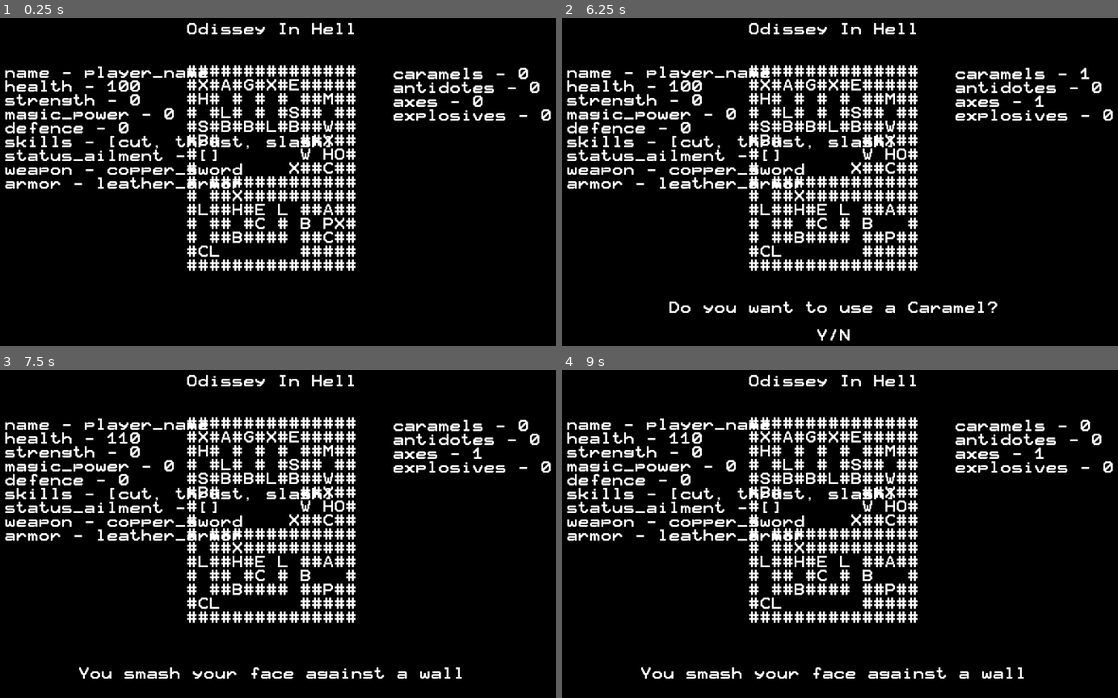
Above: before the commit, frames 1-4 (two rows, left to right).
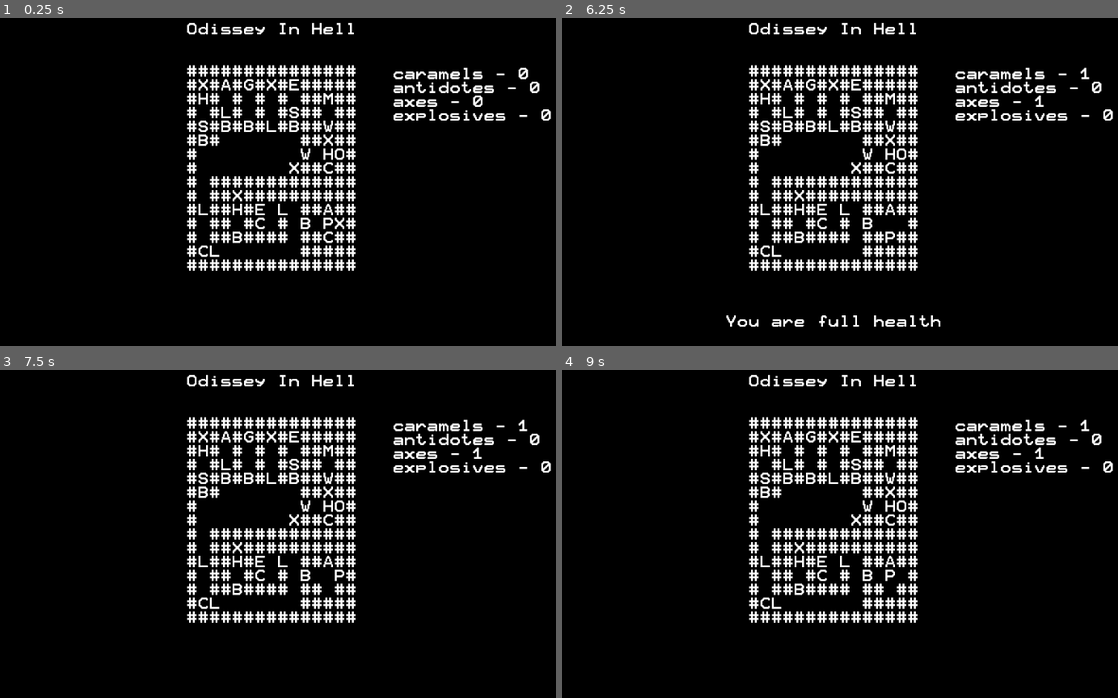
Above: after the commit, the same moments.

Repository: Dukebot/Odissey-in-Hell
Game: Godot game, scene res://src/Main.tscn
The game is run twice, just before and just after one commit, with the same random seed, the same clock (stepped at 60 frames per second) and the same inputs.
Inputs:
- Up to frame 1 (0.25 s): no input
- Up to frame 2 (6.25 s): tap Enter at 0.5 s; hold Right (move_right) 0.53-1.28 s; tap Space (continue) at 0.6, 1.25, 2, 2.75, 3.5, 3.8, 4.25, 4.35 s; tap N (no) at 0.8, 1.35, 4.55, 5.1 s; hold Down (move_down) 1.28-2.03 s; tap A (use_antidote) at 1.55, 2.1, 5.3, 5.85 s; hold Right (move_right) 2.03-2.78 s; tap C (use_caramel) at 2.3, 2.85, 6.05 s; hold Up (move_up) 2.78-3.53 s; tap Y (yes) at 3.05, 3.6 s; hold Left (move_left) 3.53-5.03 s; hold Down (move_down) 5.03-5.78 s; hold Right (move_right) from 5.78 s (still down)
- Up to frame 3 (7.5 s): release Right (move_right) at 6.53 s; hold Up (move_up) 6.53-7.28 s; tap C (use_caramel) at 6.6 s; tap Y (yes) at 6.8, 7.35 s; hold Right (move_right) from 7.28 s (still down)
- Up to frame 4 (9 s): tap Space (continue) at 7.55, 8.1 s; release Right (move_right) at 8.03 s; hold Down (move_down) 8.03-8.78 s; tap N (no) at 8.3, 8.85 s; hold Left (move_left) from 8.78 s (still down)

The runs differ from the first frame. In frame 1, 4.1% of the frame differs, in the area x 0-60%, y 14-53%; in frame 2, 5.4%, in the area x 0-79%, y 14-99%; in frame 3, 5.1%; in frame 4, 5.1%.
Error after the commit: Parse Error: Expected an indented block after "if". (res://src/CombatState.gd:49)

Commit message:
Refactor and improvements

Diff:
--- a/project.godot
+++ b/project.godot
@@ -9,6 +9,11 @@
 config_version=4
 
 _global_script_classes=[ {
+"base": "Node",
+"class": "Character",
+"language": "GDScript",
+"path": "res://src/Characters.gd"
+}, {
 "base": "Node",
 "class": "CombatState",
 "language": "GDScript",
@@ -35,6 +40,7 @@
 "path": "res://src/UseItemState.gd"
 } ]
 _global_script_class_icons={
+"Character": "",
 "CombatState": "",
 "Drawer": "",
 "GameData": "",
--- /dev/null
+++ b/src/Characters.gd
@@ -0,0 +1,57 @@
+class_name Character extends Node
+
+
+static func calculate_attack_damage(character: Dictionary, skill: Dictionary, items: Dictionary) -> int:
+	var strength_base = character["strength"]
+	var skill_power = skill["power"]
+
+	var weapon_strength = 0
+	if character.has("weapon") and character["weapon"] != "":
+		var weapon = items[character["weapon"]]
+		weapon_strength = weapon["strength"]
+
+	return strength_base + weapon_strength + skill_power
+
+
+static func calculate_defence(character: Dictionary, items: Dictionary) -> int:
+	var defence_base = character["defence"]
+
+	var armor_defence = 0
+	if character.has("armor") and character["armor"] != "":
+		var armor_key = character["armor"]
+		print(armor_key)
+		var armor = items[armor_key]
+		armor_defence = armor["defence"]
+
+	return defence_base + armor_defence
+
+
+static func add_ailment_state(character: Dictionary, status_ailment: String) -> bool:
+	var status_found := false
+	for _status_ailment in character["status_ailment"]:
+		if _status_ailment == status_ailment:
+			status_found = true
+			break
+	if not status_found:
+		character["status_ailment"].append(status_ailment)
+
+	var status_ailment_added: bool = not status_found
+	return status_ailment_added
+
+
+static func remove_status_ailment(character: Dictionary, status_ailment: String) -> void:
+	var status_ailments = []
+	for i in character["status_ailment"].size():
+		var current_status_ailment = character["status_ailment"][i]
+		if current_status_ailment != status_ailment:
+			status_ailments.append(current_status_ailment)
+	character["status_ailment"] = status_ailments
+
+
+static func has_status_ailment(character: Dictionary, status_ailment: String) -> bool:
+	var has_ailment := false
+	for _status_ailment in character["status_ailment"]:
+		if _status_ailment == status_ailment:
+			has_ailment = true
+			break
+	return has_ailment
--- a/src/CombatState.gd
+++ b/src/CombatState.gd
@@ -1,33 +1,38 @@
 class_name CombatState extends Node
 
-var turn = 0
-var turn_phase = 0
-var enemy = {}
-var enemy_x
-var enemy_y
+var turn: int = 0
+var turn_phase: int = 0
+
+var enemy: Dictionary = {}
+var enemy_x: int
+var enemy_y: int
+
+var combat_started := false
 
 var last_attack_result_text: String = ""
+
+var status_ailment_messages: Array = []
+var status_ailment_messages_index: int = 0
 
 onready var main = get_parent()
 
 
 func process_state():
-	var player = main.player
-	var map = main.map
+	if not combat_started:
+		main.show_message("You've found a " + enemy["name"] + "\nPress SPACE to start combat")
+		if Input.is_action_just_pressed("continue"):
+			combat_started = true
 
 	if turn == 0:
-		main.show_message("You've found a " + enemy["name"] + "\nPress SPACE to start combat")
-		if Input.is_action_just_pressed("continue"):
-			turn += 1
+		player_turn()
 	elif turn == 1:
-		player_turn()
-	elif turn == 2:
 		enemy_turn()
 
 
-func set_state(enemy_key: String, enemy_x: int, enemy_y: int):
+func set_state(enemy: Dictionary, enemy_x: int, enemy_y: int):
 	turn = 0
-	enemy = main.characters[enemy_key].duplicate()
+	turn_phase = 0
+	self.enemy = enemy.duplicate()
 	self.enemy_x = enemy_x
 	self.enemy_y = enemy_y
 
@@ -40,6 +45,7 @@
 		status_ailment_phase(player)
 
 	elif turn_phase == 1:
+		if status_ailment_messages.size() > 0:
 		if Input.is_action_just_pressed("continue"):
 			turn_phase += 1
 
@@ -61,47 +67,42 @@
 				main.set_move_state()
 				main.show_message("You've defeated " + enemy["name"])
 			else:
-				turn = 2
+				turn = 1
 				turn_phase = 0
 
 
 func status_ailment_phase(character: Dictionary):
-	print("Player ailment phase")
-
 	var status_ailments = character["status_ailment"]
+	status_ailment_messages = []
 
 	if status_ailments.size() > 0:
-		print("Tengo algun estado alterado")
-		if status_ailments[0] == "poison":
-			print("Mi estado alterado es veneno")
-			character["health"] -= 5
-			main.show_message("The poison inficts, 5 damage to " + character["name"])
-			turn_phase += 1
-	else:
-		turn_phase += 2
+		for status_ailment in status_ailments:
+			if status_ailment == "poison":
+				character["health"] -= 5
+				status_ailment_messages.append("The poison inficts, 5 damage to " + character["name"])
+			elif status_ailment == "stun":
+				status_ailment_messages.append("You are stunned and can't act this turn.")
+
+	turn_phase += 1
 
 
 func show_attack_selection(player: Dictionary):
 	var text = "Select your attack:"
-
 	var i = 0
 	for skill in player["skills"]:
 		i += 1
 		text += "\n" + str(i) + " - " + skill
-
 	main.show_message(text)
 
 
 func get_skill_selection(player: Dictionary):
 	var skill_key
-
 	if Input.is_action_just_pressed("skill_1"):
 		skill_key = player["skills"][0]
 	elif Input.is_action_just_pressed("skill_2"):
 		skill_key = player["skills"][1]
 	elif Input.is_action_just_pressed("skill_3"):
 		skill_key = player["skills"][2]
-
 	return skill_key
 
 
@@ -123,56 +124,29 @@
 				main.set_move_state()
 				main.show_message("You've been defeated...")
 			else:
-				turn = 1
+				turn = 0
 				turn_phase = 0
 
 
 func attack(attacker: Dictionary, skill_key: String, target: Dictionary):
 	var skill = main.skills[skill_key]
+	var items = main.items
 
-	var damage = calculate_attack_strength(attacker, skill)
+	var damage = Character.calculate_attack_damage(attacker, skill, items)
 	if not skill["is_magic"]:
-		damage -= calculate_target_defence(target)
+		damage -= Character.calculate_defence(target, items)
 
 	if rand_range(0, 1) < skill["accuracy"]:
 		target["health"] = target["health"] - damage
 		last_attack_result_text = attacker["name"] + " used " + skill["name"] + " and inflicted " + str(damage) + " of damage"
 
 		if skill["effect"] != "":
-			var status_found := false
-			for status_ailment in target["status_ailment"]:
-				if status_ailment == skill["effect"]:
-					status_found = true
-					break
-
-			if not status_found:
-				target["status_ailment"].append(skill["effect"])
+			var ailment_added: bool = Character.add_ailment_state(target, skill["effect"])
+			if ailment_added:
 				last_attack_result_text += "\n" + skill["effect"] + " status ailment added."
 	else:
 		last_attack_result_text = attacker["name"] + " used " + skill["name"] + " and missed!"
 
 
-func calculate_attack_strength(attacker: Dictionary, skill: Dictionary):
-	var strength_base = attacker["strength"]
-
-	var weapon_strength = 0
-	if attacker.has("weapon") and attacker["weapon"] != "":
-		var weapon = main.items[attacker["weapon"]]
-		weapon_strength = weapon["strength"]
-
-	var skill_power = skill["power"]
-
-	return strength_base + weapon_strength + skill_power
-
-
-func calculate_target_defence(target: Dictionary):
-	var defence_base = target["defence"]
-
-	var armor_defence = 0
-	if target.has("armor") and target["armor"] != "":
-		var armor_key = target["armor"]
-		print(armor_key)
-		var armor = main.items[armor_key]
-		armor_defence = armor["defence"]
-
-	return defence_base + armor_defence
+func set_attack_result_text():
+	pass
--- a/src/GameData.gd
+++ b/src/GameData.gd
@@ -8,4 +8,6 @@
 
 
 func _ready():
-	print(items)
+	for key in characters.keys():
+		var character = characters[key]
+		character["max_health"] = character["health"]
--- a/src/Main.gd
+++ b/src/Main.gd
@@ -57,4 +57,4 @@
 
 func set_combat_state(enemy_key: String, enemy_x: int, enemy_y: int) -> void:
 	game_state = GameState.COMBAT
-	combat_state.set_state(enemy_key, enemy_x, enemy_y)
+	combat_state.set_state(characters[enemy_key], enemy_x, enemy_y)
--- a/src/Main.tscn
+++ b/src/Main.tscn
@@ -73,6 +73,7 @@
 }
 
 [node name="PlayerStats" type="Label" parent="."]
+visible = false
 margin_left = 89.0
 margin_top = 127.0
 margin_right = 281.0
--- a/src/MoveState.gd
+++ b/src/MoveState.gd
@@ -16,6 +16,7 @@
 
 
 func process_state() -> void:
+	#Movement
 	if Input.is_action_just_pressed("move_up"):
 		move(player_x - 1, player_y)
 	elif Input.is_action_just_pressed("move_down"):
@@ -24,14 +25,24 @@
 		move(player_x, player_y - 1)
 	elif Input.is_action_just_pressed("move_right"):
 		move(player_x, player_y + 1)
-	elif Input.is_action_just_pressed("use_caramel"):
-		if main.inventory["caramels"] > 0:
-			main.set_use_item_state("caramels", player_x, player_y, "Do you want to use a Caramel?")
+
+	#Inventory Item usage
+	var inventory = main.inventory
+	var player = main.player
+	if Input.is_action_just_pressed("use_caramel"):
+		if inventory["caramels"] > 0:
+			if player["health"] < player["max_health"]:
+				main.set_use_item_state("caramels", player_x, player_y, "Do you want to use a Caramel?")
+			else:
+				main.show_message("You are full health")
 		else:
 			main.show_message("You don't have any Caramels")
 	elif Input.is_action_just_pressed("use_antidote"):
-		if main.inventory["antidotes"] > 0:
-			main.set_use_item_state("antidotes", player_x, player_y, "Do you want to use an Antidote?")
+		if inventory["antidotes"] > 0:
+			if Character.has_status_ailment(player, "poison"):
+				main.set_use_item_state("antidotes", player_x, player_y, "Do you want to use an Antidote?")
+			else:
+				main.show_message("You are not poisoned")
 		else:
 			main.show_message("You don't have any Antidotes")
 
--- a/src/UseItemState.gd
+++ b/src/UseItemState.gd
@@ -17,12 +17,7 @@
 			main.show_message("You use a Caramel and heal an amount")
 
 		elif item == "antidotes":
-			var status_ailments = []
-			for i in player["status_ailment"].size():
-				var status_ailment = player["status_ailment"][i]
-				if status_ailment != "poison":
-					status_ailments.append(status_ailment)
-			player["status_ailment"] = status_ailments
+			Character.remove_status_ailment(player, "poison")
 			main.show_message("You use an Antidote and heal the poison")
 
 		elif map[item_x][item_y] == "B":
